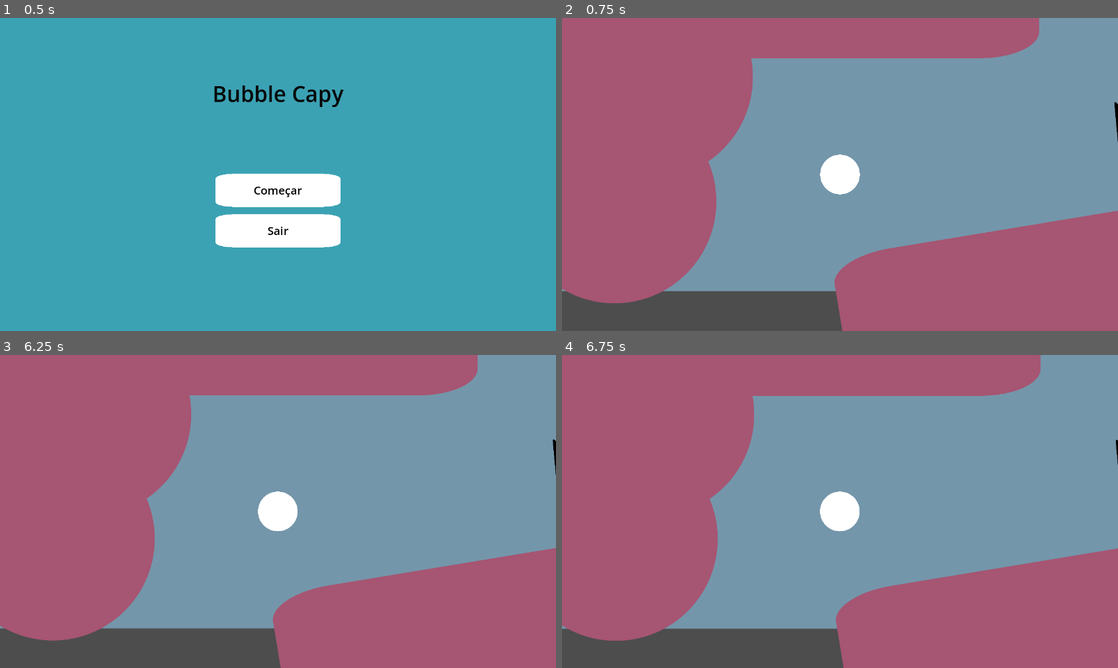
Above: before the commit, frames 1-4 (two rows, left to right).
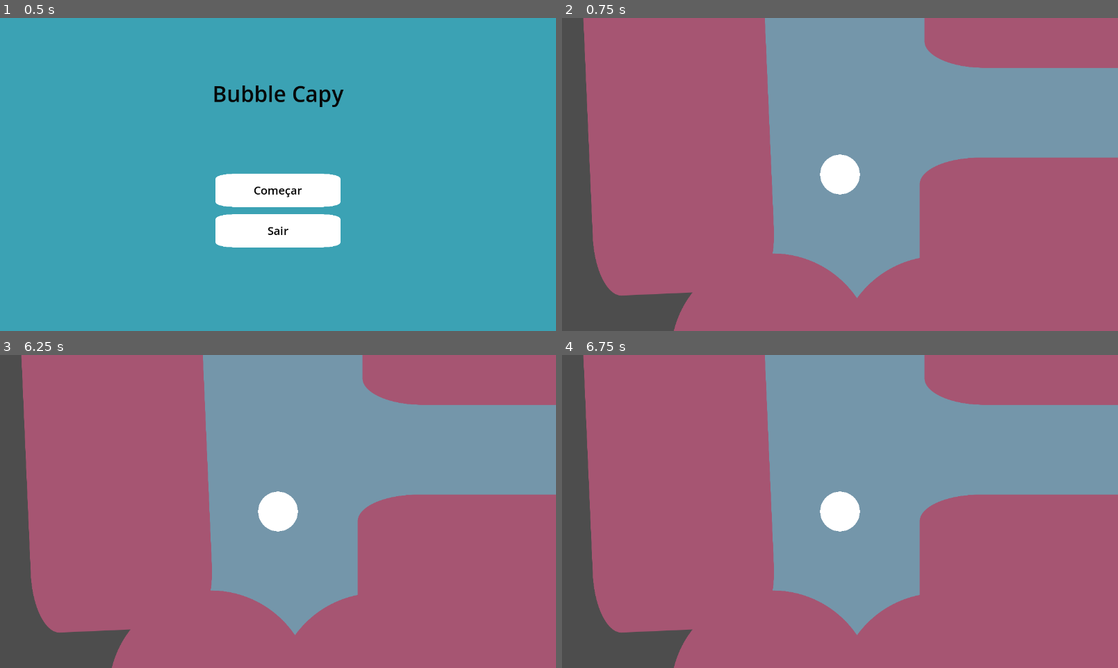
Above: after the commit, the same moments.

Repository: egonaraujo/random-splash
Game: Godot game, scene res://scenes/MainMenu/MainMenu.tscn
Two runs of this game, one before a commit and one after it. Both use one fixed random seed, a clock stepped at 60 frames per second and the inputs below.
Inputs (mouse positions are in pixels of both pictures, inside the frame that each line leads up to):
- Up to frame 1 (0.5 s): no input
- Up to frame 2 (0.75 s): click (840, 190) at 0.5 s
- Up to frame 3 (6.25 s): tap Enter at 1.25, 2.75, 4.25 s; move the mouse to (400, 495) at 1.27 s; click (400, 495) at 1.42 s; tap Space at 2, 3.5, 5 s; move the mouse to (166, 527) at 2.02 s; click (166, 527) at 2.17 s; move the mouse to (333, 442) at 2.77 s; click (333, 442) at 2.92 s; move the mouse to (250, 574) at 3.52 s; click (250, 574) at 3.67 s; move the mouse to (444, 558) at 4.27 s; click (444, 558) at 4.42 s; move the mouse to (111, 464) at 5.02 s; click (111, 464) at 5.17 s; move the mouse to (305, 511) at 5.77 s; click (305, 511) at 5.92 s
- Up to frame 4 (6.75 s): move the mouse to (756, 433) at 6.52 s; click (756, 433) at 6.67 s

Frame 1 is identical in both runs. In frame 2, 32% of the frame differs, in the area x 0-100%, y 0-100%; in frame 3, 32%; in frame 4, 32%.

Commit message:
changing player movement

Diff:
--- a/scenes/MainGame/MainGame.tscn
+++ b/scenes/MainGame/MainGame.tscn
@@ -1,10 +1,9 @@
-[gd_scene load_steps=12 format=3 uid="uid://bdavaijubluxx"]
+[gd_scene load_steps=8 format=3 uid="uid://bdavaijubluxx"]
 
-[ext_resource type="Script" path="res://scenes/MainGame/main_game.gd" id="1_2bvir"]
 [ext_resource type="Texture2D" uid="uid://c7dl8yypj3df4" path="res://shapes/square.png" id="1_h88lo"]
 [ext_resource type="Texture2D" uid="uid://dh2oxellyq2k4" path="res://shapes/circle.png" id="2_vyrah"]
+[ext_resource type="PackedScene" uid="uid://dd2wmljmibo22" path="res://scenes/MainGame/player.tscn" id="4_52etk"]
 [ext_resource type="Texture2D" uid="uid://vxl1n4wdbu8q" path="res://shapes/rounded-square.png" id="4_rn1vi"]
-[ext_resource type="Texture2D" uid="uid://bdn1g543rtyng" path="res://shapes/star.png" id="4_vjhe2"]
 [ext_resource type="PackedScene" uid="uid://c8ynp2rpf5vf6" path="res://scenes/MainGame/PushField.tscn" id="6_v4tyl"]
 
 [sub_resource type="CircleShape2D" id="CircleShape2D_tnil1"]
@@ -14,20 +13,7 @@
 radius = 201.864
 height = 981.193
 
-[sub_resource type="PhysicsMaterial" id="PhysicsMaterial_cn5lh"]
-friction = 0.15
-
-[sub_resource type="CircleShape2D" id="CircleShape2D_oyuue"]
-radius = 44.0114
-
-[sub_resource type="ParticleProcessMaterial" id="ParticleProcessMaterial_6ibcy"]
-particle_flag_disable_z = true
-gravity = Vector3(0, 0, 0)
-scale_min = 0.01
-scale_max = 0.02
-
 [node name="MainGame" type="Node2D"]
-script = ExtResource("1_2bvir")
 
 [node name="Background" type="Sprite2D" parent="."]
 self_modulate = Color(0.455725, 0.586048, 0.665996, 1)
@@ -137,32 +123,11 @@
 rotation = 1.39149
 shape = SubResource("CapsuleShape2D_aviu0")
 
-[node name="RigidBody2D" type="RigidBody2D" parent="."]
-position = Vector2(664, 646)
-physics_material_override = SubResource("PhysicsMaterial_cn5lh")
-gravity_scale = 0.0
-linear_damp = 0.3
-
-[node name="Circle" type="Sprite2D" parent="RigidBody2D"]
-scale = Vector2(0.05, 0.05)
-texture = ExtResource("2_vyrah")
-
-[node name="Camera2D" type="Camera2D" parent="RigidBody2D/Circle"]
-scale = Vector2(1, 1)
-position_smoothing_enabled = true
-position_smoothing_speed = 10.0
-
-[node name="CollisionShape2D" type="CollisionShape2D" parent="RigidBody2D"]
-shape = SubResource("CircleShape2D_oyuue")
-
-[node name="GPUParticles2D" type="GPUParticles2D" parent="RigidBody2D"]
-amount = 5
-process_material = SubResource("ParticleProcessMaterial_6ibcy")
-texture = ExtResource("4_vjhe2")
-lifetime = 3.0
+[node name="Player" parent="." instance=ExtResource("4_52etk")]
 
 [node name="PushField" parent="." instance=ExtResource("6_v4tyl")]
 position = Vector2(1338, 561)
 rotation = -3.61249
 scale = Vector2(0.227456, 0.568272)
 direction = Vector2(-1, -1)
+force = 15.0
--- /dev/null
+++ b/scenes/MainGame/player.gd
@@ -0,0 +1 @@
+extends RigidBody2D
--- /dev/null
+++ b/scenes/MainGame/player.tscn
@@ -0,0 +1,40 @@
+[gd_scene load_steps=7 format=3 uid="uid://dd2wmljmibo22"]
+
+[ext_resource type="Script" path="res://scenes/MainGame/player.gd" id="1_ej3sd"]
+[ext_resource type="Texture2D" uid="uid://dh2oxellyq2k4" path="res://shapes/circle.png" id="1_ffl02"]
+[ext_resource type="Texture2D" uid="uid://bdn1g543rtyng" path="res://shapes/star.png" id="2_y0r7o"]
+
+[sub_resource type="PhysicsMaterial" id="PhysicsMaterial_cn5lh"]
+friction = 0.15
+
+[sub_resource type="CircleShape2D" id="CircleShape2D_oyuue"]
+radius = 44.0114
+
+[sub_resource type="ParticleProcessMaterial" id="ParticleProcessMaterial_6ibcy"]
+particle_flag_disable_z = true
+gravity = Vector3(0, 0, 0)
+scale_min = 0.01
+scale_max = 0.02
+
+[node name="Player" type="RigidBody2D"]
+physics_material_override = SubResource("PhysicsMaterial_cn5lh")
+gravity_scale = 0.0
+linear_damp = 0.3
+script = ExtResource("1_ej3sd")
+
+[node name="Circle" type="Sprite2D" parent="."]
+scale = Vector2(0.05, 0.05)
+texture = ExtResource("1_ffl02")
+
+[node name="Camera2D" type="Camera2D" parent="Circle"]
+position_smoothing_enabled = true
+position_smoothing_speed = 10.0
+
+[node name="CollisionShape2D" type="CollisionShape2D" parent="."]
+shape = SubResource("CircleShape2D_oyuue")
+
+[node name="GPUParticles2D" type="GPUParticles2D" parent="."]
+amount = 5
+process_material = SubResource("ParticleProcessMaterial_6ibcy")
+texture = ExtResource("2_y0r7o")
+lifetime = 3.0
Renamed: scenes/MainGame/main_game.gd -> scenes/MainGame/input_force.gd
